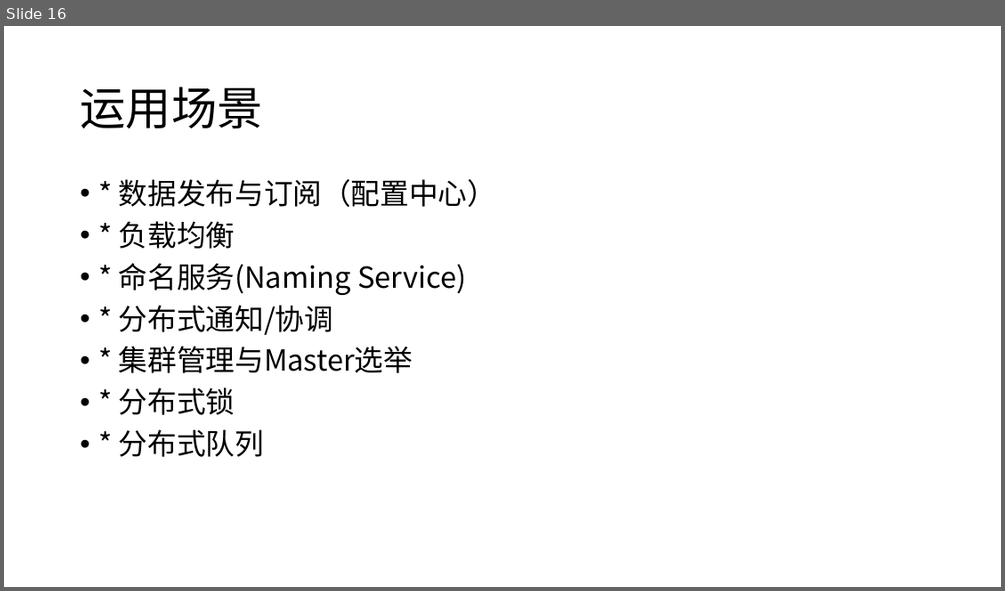
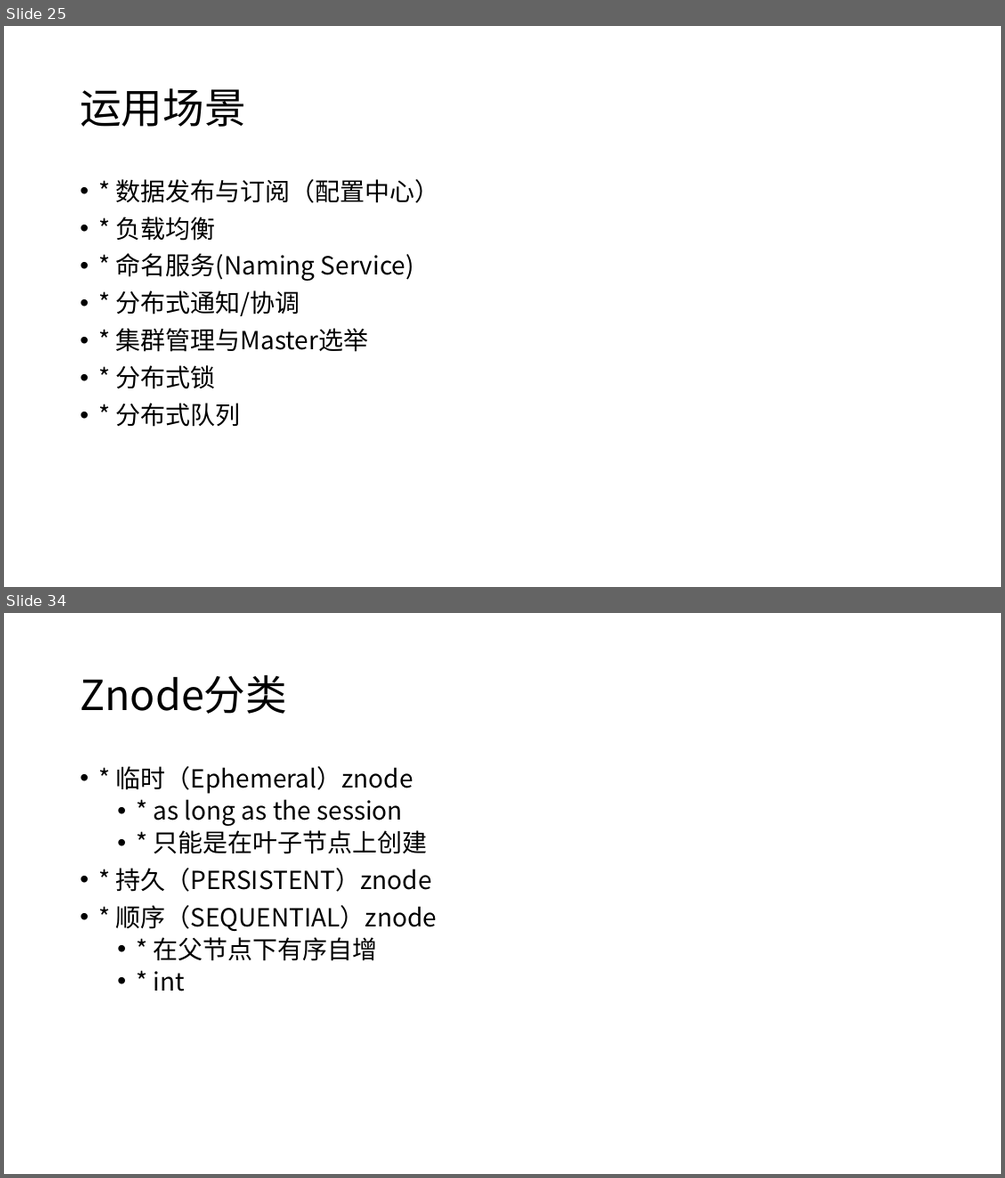
Before and after one commit to moxingwang/zookeeper, a slide deck: zookeeper.pptx. Shown one above the other, each under a label of ours: slide 16 before the commit, slides 25 and 34 after it; the slides between them are not shown. The pictures are 1005x591 and 1005x1178 pixels, drawn with LibreOffice and Linux fonts; fonts in the diff are those of the drawing. Boxes give left, top, right and bottom in pixels: in the first picture for what was removed or moved away, otherwise in the second. Text is boxed around its words. In the diff, an @@ line names an element or a change of style, - is before the commit and + after.

```diff
--- a/zookeeper.pptx
+++ b/zookeeper.pptx
@@ slide 34 added at box(4, 613, 1001, 1174), background #FFFFFF @@
@@ title added at box(80, 675, 287, 714), 40 pt, text #000000 @@
+Znode分类
@@ text added at box(116, 766, 437, 991), 24 pt, text #000000 @@
+• * 临时（Ephemeral）znode
+  • * as long as the session
+  • * 只能是在叶子节点上创建
+• * 持久（PERSISTENT）znode
+• * 顺序（SEQUENTIAL）znode
+  • * 在父节点下有序自增
+  • * int
@@ what was slide 16 is now slide 25 @@
@@ slide 25 changed as well @@
@@ title "运用场景" at box(80, 88, 245, 127): size 44 to 40 pt @@
@@ text "* 数据发布与订阅（配置中心）" at box(116, 179, 440, 426): size 28 to 24 pt @@
```
Also in this commit, not shown: 21 other slides changed, 28 other slides added, 2 slides removed, 1 other file.
